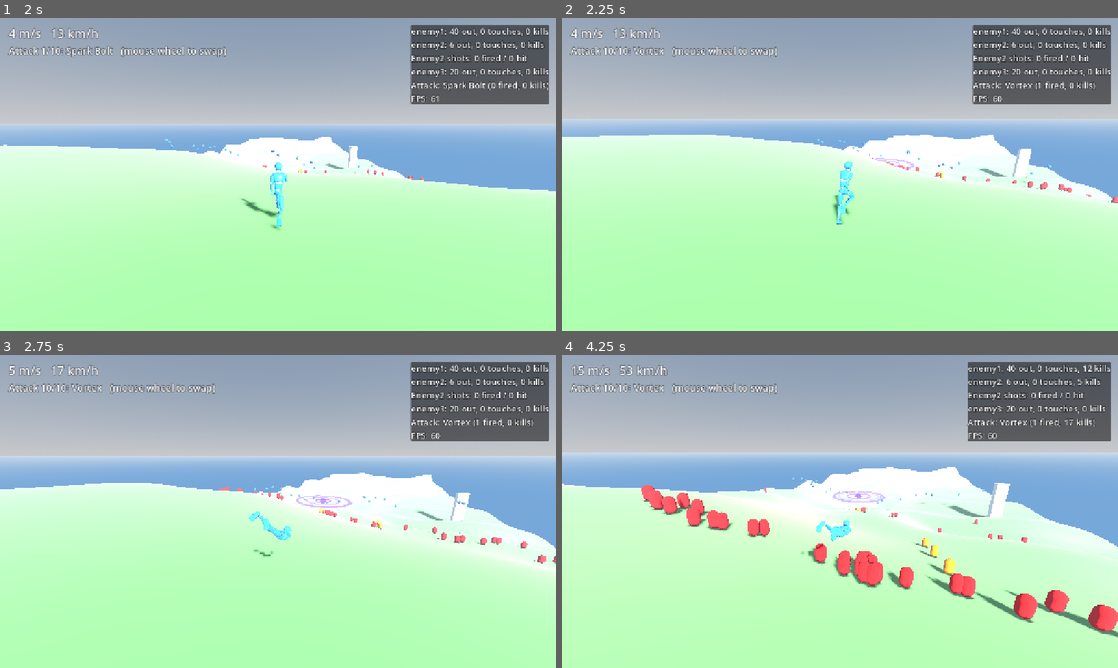
Above: before the commit, frames 1-4 (two rows, left to right).
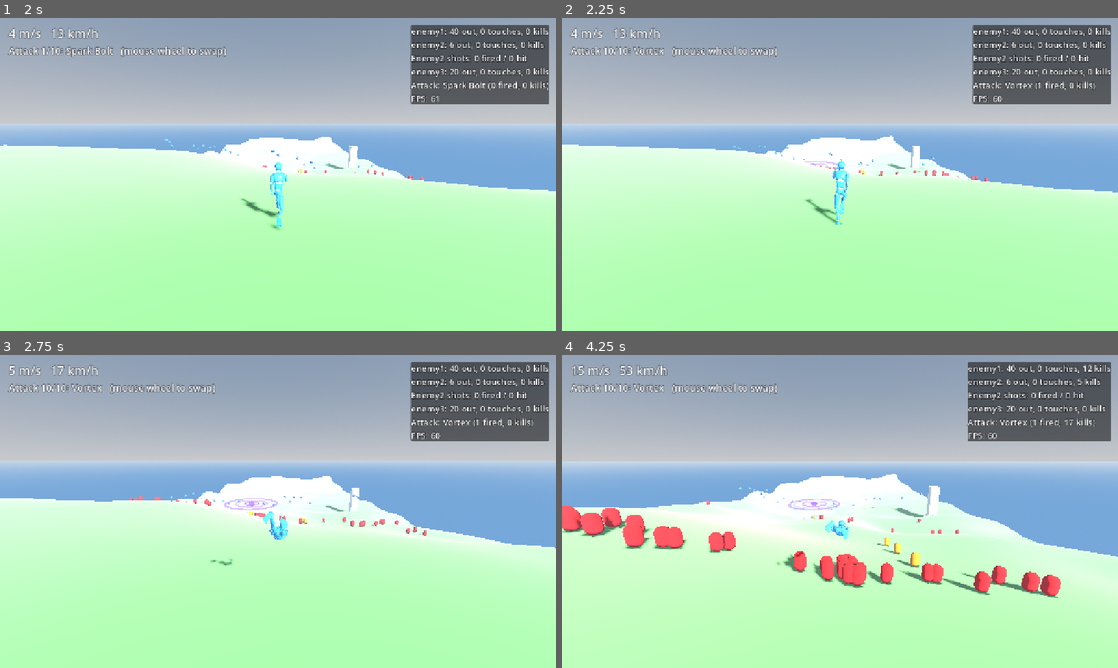
Above: after the commit, the same moments.

Repository: Gabriel42/Philosopher-s-Paradise
Game: Godot game, scene res://scenes/main/main.tscn
The game is run twice, just before and just after one commit, with the same random seed, the same clock (stepped at 60 frames per second) and the same inputs.
Inputs (mouse positions are in pixels of both pictures, inside the frame that each line leads up to):
- Up to frame 1 (2 s): click "Start (Enter)" at 0.5 s; tap Enter at 1.25 s; move the mouse to (305, 174) at 1.27 s; hold R (back_to_setup) from 1.28 s (still down); hold Mouse wheel down (attack_next) from 1.28 s (still down); tap Space (jump) at 1.52 s
- Up to frame 2 (2.25 s): keep holding R (back_to_setup); move the mouse to (812, 174) at 2.02 s; release Mouse wheel down (attack_next) at 2.03 s; tap Mouse wheel up (attack_prev) at 2.1 s
- Up to frame 3 (2.75 s): keep holding R (back_to_setup); tap Space (jump) at 2.27 s
- Up to frame 4 (4.25 s): keep holding R (back_to_setup); move the mouse to (851, 505) at 2.77 s; hold Shift (fast_fall) 2.78-3.53 s; move the mouse to (834, 517) at 3.52 s; tap Enter at 3.6 s; tap Space (jump) at 3.77 s

Frame 1 is identical in both runs. In frame 2, 8.7% of the frame differs, in the area x 0-100%, y 32-67%; in frame 3, 10%; in frame 4, 21%, in the area x 0-100%, y 31-91%.

Commit message:
Remove mouse look: the camera stays fixed, looking north
Co-Authored-By: Claude Opus 5.5 <noreply@anthropic.com>

Diff:
--- a/scenes/player/runner.gd
+++ b/scenes/player/runner.gd
@@ -5,7 +5,8 @@
 ## the speed along the ground and turns part of the fall into forward speed
 ## (more on a downhill slope), see [method _land].
 ## Every number is in [member movement].
-## The mouse turns the camera (click to capture it). Esc quits the game.
+## The camera is fixed, looking north down the course (the mouse doesn't turn
+## it; it stays captured, click to capture it again). Esc quits the game.
 ## Effects listen to [signal landed] and [signal fast_fall_changed].
 
 ## Sent when touching the ground. [param impact]: speed into the ground (m/s);
@@ -31,8 +32,6 @@
 ## from left / right, see [member Movement.air_side_speed]. 0 on the ground.
 var air_side := 0.0
 
-var _yaw := 0.0
-var _pitch := -0.25
 var _was_on_floor := false
 var _fast_fall_on := false
 
@@ -56,11 +55,7 @@
 func _unhandled_input(event: InputEvent) -> void:
 	if not use_player_input:
 		return
-	if event is InputEventMouseMotion and Input.mouse_mode == Input.MOUSE_MODE_CAPTURED:
-		var motion := event as InputEventMouseMotion
-		_yaw -= motion.relative.x * movement.mouse_sensitivity
-		_pitch = clampf(_pitch - motion.relative.y * movement.mouse_sensitivity, -1.3, 0.6)
-	elif event.is_action_pressed("ui_cancel"):
+	if event.is_action_pressed("ui_cancel"):
 		get_tree().quit()
 	elif event is InputEventMouseButton and event.pressed:
 		Input.mouse_mode = Input.MOUSE_MODE_CAPTURED
@@ -71,7 +66,7 @@
 		move_input = Input.get_vector("move_left", "move_right", "move_back", "move_forward")
 		wants_jump = Input.is_action_just_pressed("jump")
 		fast_falling = Input.is_action_pressed("fast_fall")
-	_pivot.rotation = Vector3(_pitch, _yaw, 0.0)
+	_pivot.rotation = Vector3(movement.camera_pitch, 0.0, 0.0)
 
 	var forward := -_pivot.global_basis.z
 	forward.y = 0.0
--- a/scripts/core/movement.gd
+++ b/scripts/core/movement.gd
@@ -62,7 +62,9 @@
 @export_range(0.0, 1.0) var respawn_keep := 0.5
 
 @export_group("Camera")
-@export var mouse_sensitivity := 0.003
+## Fixed camera tilt (radians, negative = looking down). The camera always
+## looks north, down the course; the mouse doesn't turn it.
+@export_range(-1.3, 0.6) var camera_pitch := -0.25
 @export var camera_distance := 5.0
 ## Camera distance and field of view at max speed (they grow with speed).
 @export var camera_distance_fast := 8.0
--- a/tests/player/test_runner.gd
+++ b/tests/player/test_runner.gd
@@ -99,3 +99,20 @@
 	await get_tree().create_timer(0.3).timeout
 	assert_near(model.pose_amount(), 0.0, 0.01, "pose gone after landing")
 	assert_near(model.tip(), 0.0, 0.1, "upright after landing")
+
+
+func test_mouse_motion_does_not_turn_the_camera() -> void:
+	runner.use_player_input = true
+	Input.mouse_mode = Input.MOUSE_MODE_CAPTURED
+	await _wait(5)
+	var pivot: Node3D = runner.get_node("CameraPivot")
+	var before := pivot.rotation
+	var motion := InputEventMouseMotion.new()
+	motion.relative = Vector2(400.0, 200.0)
+	runner._unhandled_input(motion)
+	await _wait(5)
+	runner.use_player_input = false
+	Input.mouse_mode = Input.MOUSE_MODE_VISIBLE
+	assert_near(pivot.rotation, before, 0.0001, "camera unchanged")
+	assert_near(pivot.rotation, Vector3(runner.movement.camera_pitch, 0.0, 0.0), 0.0001,
+			"fixed angle")
Not shown, changed: CLAUDE.md
Not shown, changed: docs/TODO.md
Not shown, changed: docs/design.md
Not shown, changed: docs/verified.md
